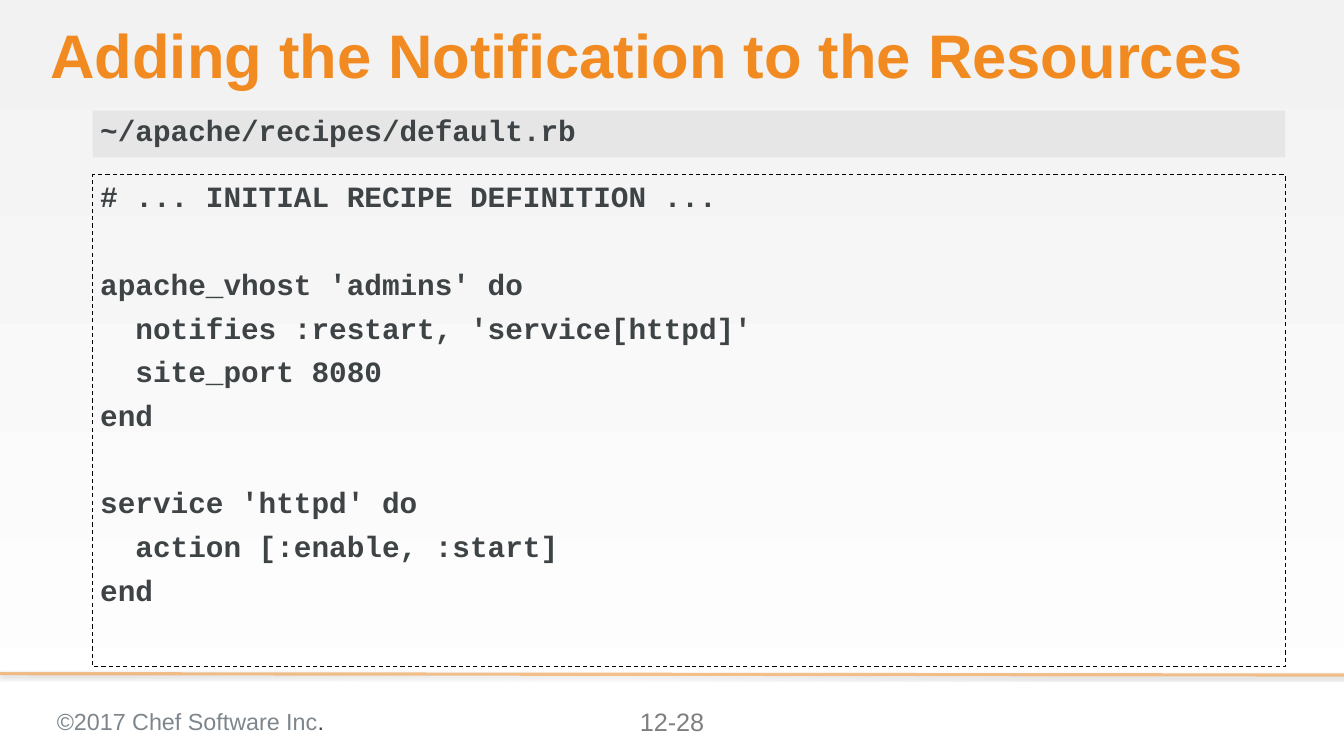
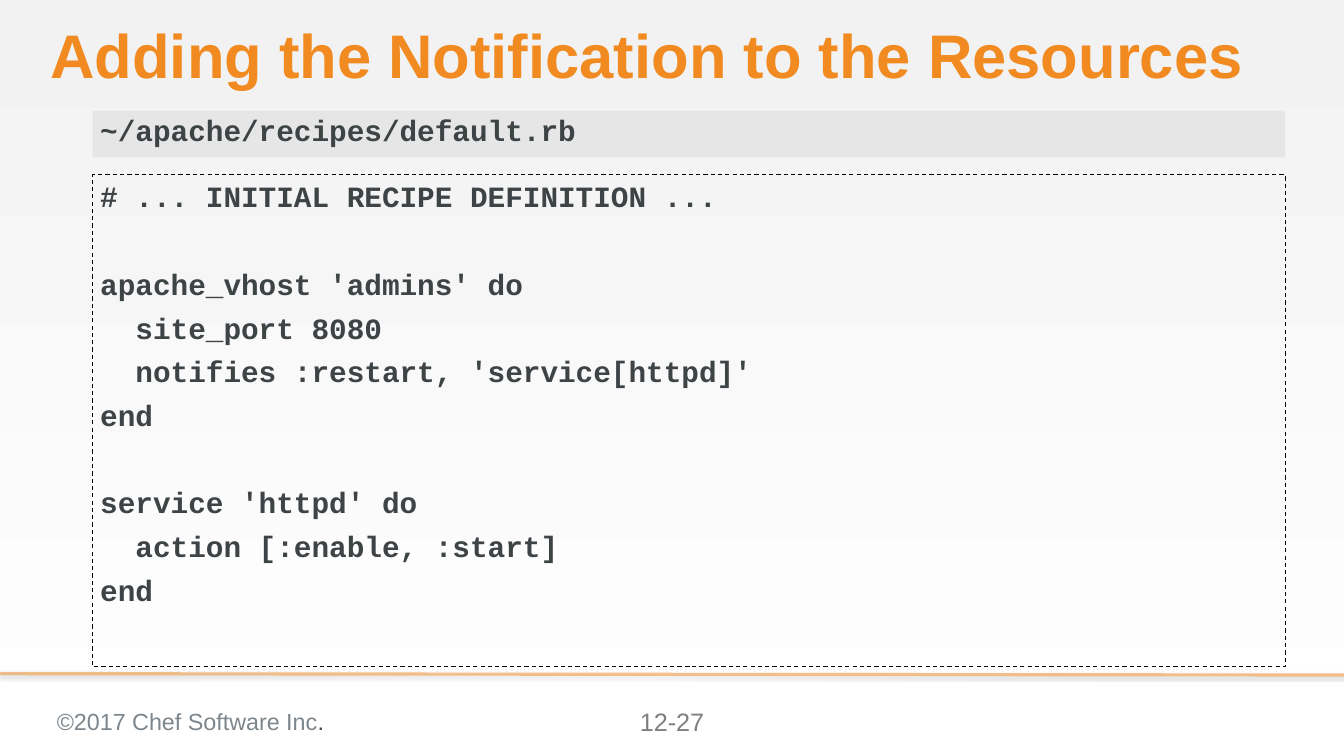
Before and after one commit to ericheiser/chef-intermediate, a slide deck: slide 27 of 12-refining_a_custom_resource.pptx (slide 28 before the commit). Drawn at 1344x756 pixels with LibreOffice and Linux fonts; fonts in the diff are those of the drawing; background and template pictures are left out. Boxes give left, top, right and bottom in pixels: in the first picture for what was removed or moved away, otherwise in the second. Text is boxed around its words. In the diff, an @@ line names an element or a change of style, - is before the commit and + after.

Commit message:
changed site_name to new_resource.site_name in CR, changed screen shots

```diff
--- a/12-refining_a_custom_resource.pptx
+++ b/12-refining_a_custom_resource.pptx
@@ text at (135, 318, 382, 345): paragraph added @@
+site_port 8080
@@ text at (135, 361, 382, 388): paragraph removed @@
-site_port 8080
@@ page number at (640, 713, 704, 731): text changed @@
-12-28
+12-27
```
Also in this commit, not shown: 7 other slides changed, 1 slide removed.
